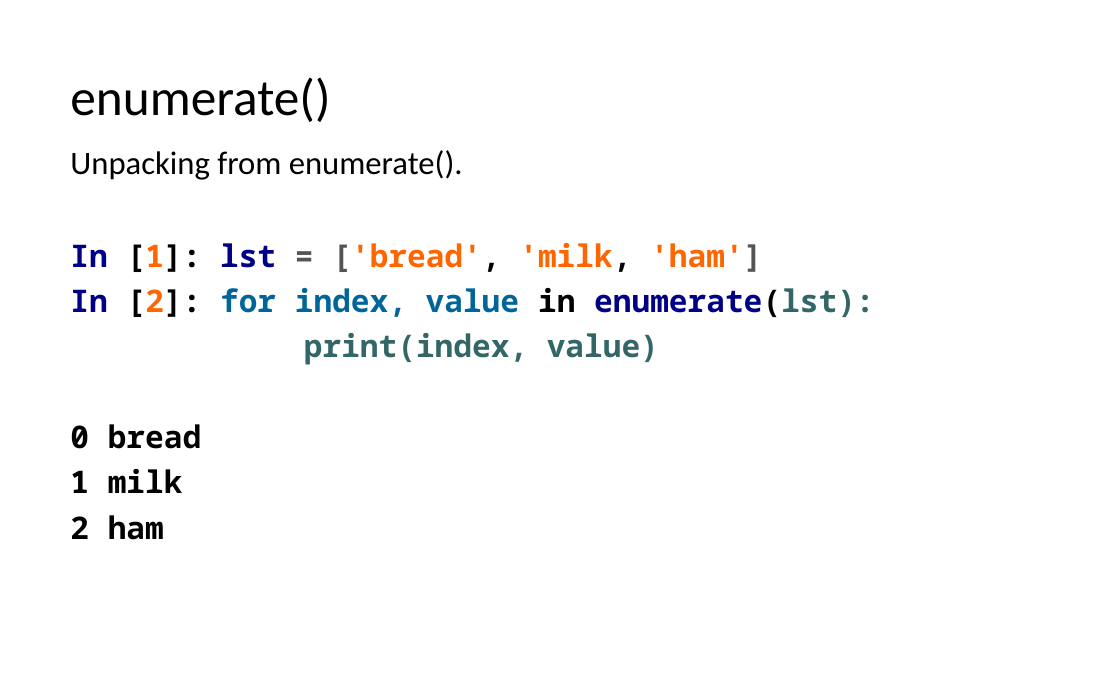
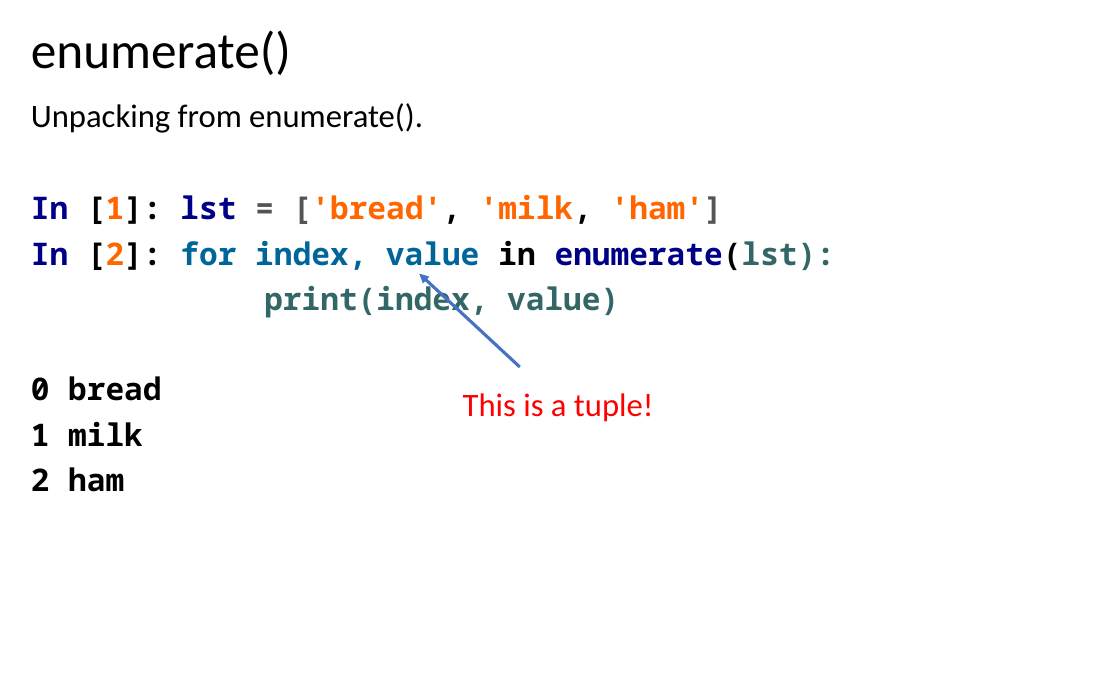
Before and after one commit to LongBaoNguyen/longbaonguyen.github.io, a slide deck: slide 13 of courses/apcsp/lect9.pptx (slide 15 before the commit). Drawn at 1120x700 pixels with LibreOffice and Linux fonts; fonts in the diff are those of the drawing. Boxes give left, top, right and bottom in pixels: in the first picture for what was removed or moved away, otherwise in the second. Text is boxed around its words. In the diff, an @@ line names an element or a change of style, - is before the commit and + after.

```diff
--- a/courses/apcsp/lect9.pptx
+++ b/courses/apcsp/lect9.pptx
@@ title "enumerate()": place and size @@
-title "enumerate()" at bbox=[70, 77, 330, 122]
+title "enumerate()" at bbox=[31, 30, 291, 75]
@@ text "Unpacking from enumerate().": place and size @@
-text "Unpacking from enumerate()." at bbox=[70, 150, 874, 540]
+text "Unpacking from enumerate()." at bbox=[31, 103, 835, 492]
@@ arrow added from (520, 367) to (419, 273), #4472C4 2 pt @@
@@ text added at bbox=[463, 393, 654, 422], 21 pt, text #FF0000 @@
+This is a tuple!
```
Also in this commit, not shown: 22 other slides changed, 2 slides removed, 5 other files.
